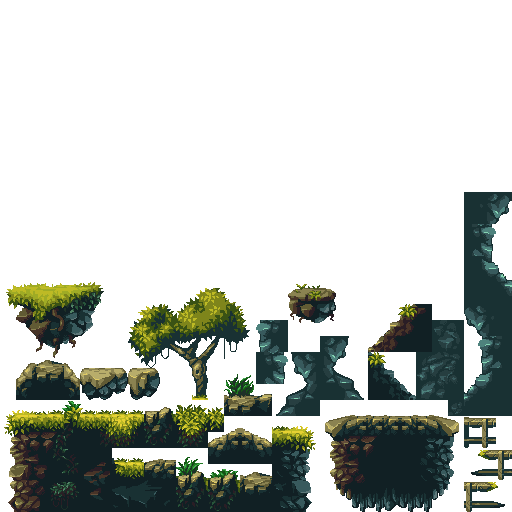
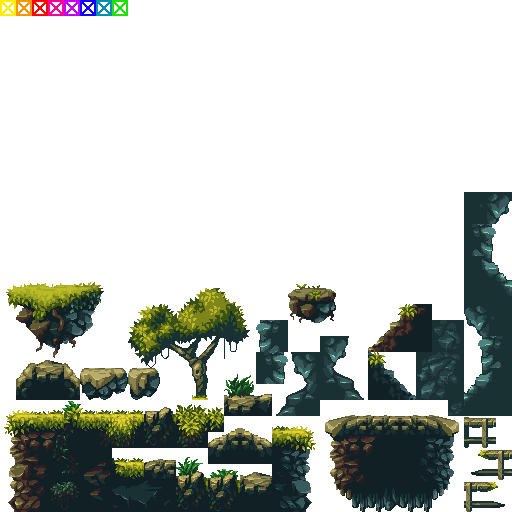
The second 512 x 512 image is a revision of the first. Changes to its layers:
added layer "Layer 45 copy 3" above "Layer 45 copy" over (x1=0, y1=0, x2=16, y2=16)
added layer "Layer 45 copy" above "Layer 45" over (x1=16, y1=0, x2=32, y2=16)
added layer "Layer 45" above "Layer 45 copy 2" over (x1=32, y1=0, x2=48, y2=16)
added layer "Layer 45 copy 2" above "Layer 45 copy 4" over (x1=48, y1=0, x2=64, y2=16)
added layer "Layer 45 copy 4" above "Layer 45 copy 7" over (x1=64, y1=0, x2=80, y2=16)
added layer "Layer 45 copy 7" above "Layer 45 copy 6" over (x1=80, y1=0, x2=96, y2=16)
added layer "Layer 45 copy 6" above "Layer 45 copy 5" over (x1=96, y1=0, x2=112, y2=16)
added layer "Layer 45 copy 5" above "Layer 1" over (x1=112, y1=0, x2=128, y2=16)
